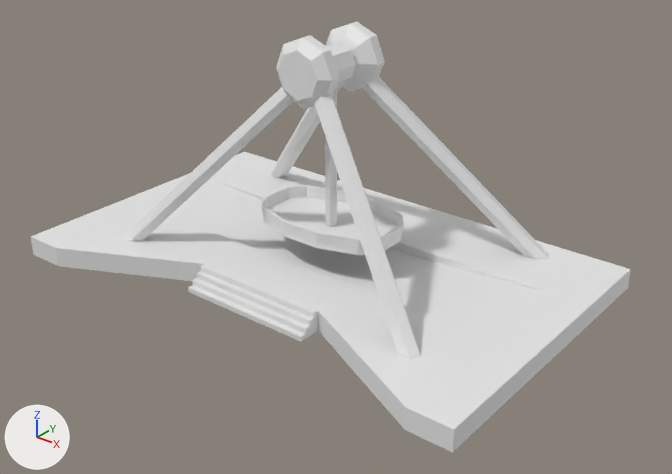
One commit to the Blender file bjm-game/Assets/Models/frisbee.blend: the scene before it, then after it.
The view is the same before and after, from a 50 mm camera at (5.99, -7.4, 4.9) aimed at (0.36, -0.37, 0.54). The lights are fixed; the arrows at lower left show +X, +Y and +Z.

Script lines for the objects in view, before the commit:
```python
ob_base = bpy.data.objects.new('Base', me_cube_001)
ob_base.location = (0.0, 0.266, -0.043)
ob_cube_001 = bpy.data.objects.new('Cube.001', me_cube_002)
ob_cube_001.parent = ob_schaukel
ob_cube_001.location = (0.0, 0.0, 0.525)
ob_cube_003 = bpy.data.objects.new('Cube.003', me_cube_004)
ob_cube_003.parent = ob_base
ob_cube_003.location = (0.0, 0.266, -0.0434)
ob_cylinder = bpy.data.objects.new('Cylinder', me_cylinder_003)
ob_cylinder.parent = ob_base
ob_cylinder.location = (0.0, 0.0, -0.0434)
ob_cylinder_001 = bpy.data.objects.new('Cylinder.001', me_cylinder_004)
ob_cylinder_001.parent = ob_base
ob_cylinder_001.location = (0.0, 0.0, -0.0434)
ob_schaukel = bpy.data.objects.new('Schaukel', me_cylinder_005)
ob_schaukel.location = (0.0, 0.0, 2.285)
```
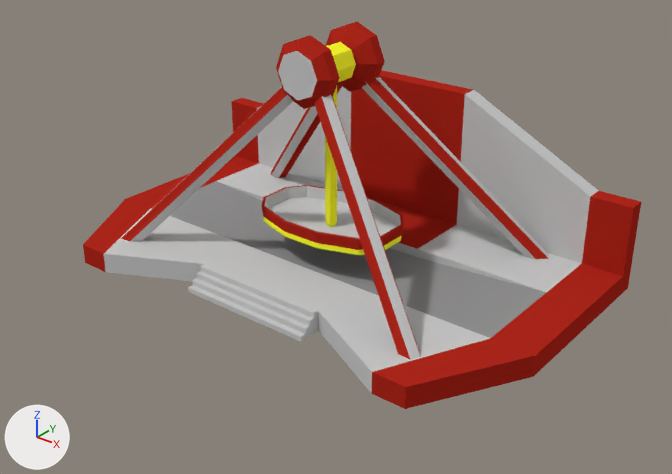
What differs and where, as boxes (x1, y1, x2, y2) in the pictures (672 x 474 px):
'Base', reshaped (7% narrower, 13% taller)
    before: (31, 152, 631, 452)
    after: (83, 70, 641, 409)
'Cube.003', recoloured (white to grey)
    both: (188, 264, 318, 341)
'Schaukel', recoloured (grey to yellow)
    both: (325, 42, 356, 227)
part 1 of me_cube_002, recoloured (white to grey)
    both: (264, 186, 401, 238)
part 2 of me_cube_002, recoloured (grey to yellow)
    both: (263, 217, 401, 255)
part 3 of me_cube_002, recoloured (grey to red)
    both: (283, 198, 404, 250)
part 4 of me_cube_002, recoloured (grey to red)
    both: (261, 185, 344, 231)
part 5 of me_cube_001, built on
    before: (31, 159, 589, 452)
    after: (83, 70, 641, 409)
part 6 of me_cube_001, recoloured (white to grey)
    both: (206, 242, 418, 310)
part 7 of me_cube_001, recoloured (white to red)
    both: (126, 173, 589, 377)
part 8 of me_cube_001, recoloured (white to grey)
    both: (150, 181, 546, 338)
part 9 of me_cylinder_004, recoloured (white to red)
    both: (276, 22, 385, 109)
part 10 of me_cylinder_004, recoloured
    both: (278, 51, 317, 100)
part 11 of me_cylinder_003, recoloured (white to grey)
    both: (129, 77, 549, 360)
part 12 of me_cylinder_003, recoloured (white to red)
    both: (121, 78, 549, 359)

Diff of the bpy script that builds the scene:
```diff
--- a/bjm-game/Assets/Models/frisbee.blend.py
+++ b/bjm-game/Assets/Models/frisbee.blend.py
@@ mat_frisbee_red @@
+mat_frisbee_red = diffuse_material('frisbee_red')
+mat_frisbee_red.base_color = (0.429, 0.02, 0.0113)  # red #af271c
@@ mat_material_001 @@
+mat_material_001 = diffuse_material('Material.001')
+mat_material_001.base_color = (0.288, 0.288, 0.288)  # grey #929292
@@ me_cylinder_005 @@
 me_cylinder_005.from_pydata(...)  # 50 vertices, 38 faces; spans x -0.21..0.21, y -0.15..0.15, z -1.84..0.21
+me_cylinder_005.materials.append(mat_frisbee_yellow)  # yellow #fffe2e
@@ me_cube_002 @@
 me_cube_002.from_pydata(...)  # 68 vertices, 66 faces; spans x -0.85..0.85, y -0.55..0.55, z -0.16..0.14
 # used by ob_cube_001; parent = ob_schaukel; location = (0.0, 0.0, 0.525)
+# me_cube_002 part 1: 30 of the faces centred in x -0.81..0.81, y -0.51..0.51, z -0.16..0.07 switch from no material to mat_frisbee_base (light grey #c9c9c9)
+# me_cube_002 part 2: 12 of the faces centred in x -0.83..0.83, y -0.53..0.53, z -0.02 switch from no material to mat_frisbee_yellow (yellow #fffe2e)
+# me_cube_002 part 3: 14 of the faces centred in x 0.0..0.84, y -0.54..0.54, z 0.07..0.14 switch from no material to mat_frisbee_red (red #af271c)
+# me_cube_002 part 4: 10 of the faces centred in x -0.84..-0.46, y -0.47..0.47, z 0.07..0.14 switch from no material to mat_frisbee_red (red #af271c)
@@ me_cube_001 @@
-me_cube_001.from_pydata(...)  # 56 vertices, 55 faces; spans x -2.89..2.89, y -2.26..1.33, z -0.02..0.22
+me_cube_001.from_pydata(...)  # 77 vertices, 77 faces; spans x -2.89..2.89, y -2.01..1.33, z -0.02..1.83
+# me_cube_001 part 5: 6 vertices moved from x -2.89..2.89, y -2.26, z -0.02..0.22 to x -2.24..2.24, y -2.01, z -0.02..0.22; 6 vertices removed from x -2.41..2.41, y -2.25..0.29, z 0.22; 27 vertices added at x -2.89..2.89, y -2.01..1.33, z -0.02..1.83
+# me_cube_001 part 6: 15 faces spanning x -2.89..2.89, y -2.01..1.33, z -0.02..0.22 switch from no material to mat_frisbee_base (light grey #c9c9c9)
+# me_cube_001 part 7: 9 faces spanning x -2.89..2.89, y -2.01..1.33, z -0.02..0.22 switch from no material to mat_frisbee_red (red #af271c)
+# me_cube_001 part 8: 3 faces spanning x -2.41..2.41, y -0.85..0.29, z 0.11..0.22 switch from no material to mat_material_001 (grey #929292)
@@ me_cylinder_004 @@
 me_cylinder_004.from_pydata(...)  # 56 vertices, 49 faces; spans x -0.37..0.37, y 0.0..0.534, z 1.958..2.698
 # used by ob_cylinder_001; parent = ob_base; location = (0.0, 0.0, -0.0434)
+# me_cylinder_004 part 9: all 48 faces centred in x -0.316..0.316, y 0.069..0.488, z 2.012..2.644 switch from no material to mat_frisbee_red (red #af271c)
+# me_cylinder_004 part 10: the 1 face centred in x 0.0, y 0.534, z 2.328 switches from no material to mat_frisbee_base (light grey #c9c9c9)
+me_cylinder_004.materials.append(mat_frisbee_base)  # light grey #c9c9c9
@@ me_cylinder_003 @@
 me_cylinder_003.from_pydata(...)  # 12 vertices, 8 faces; spans x 0.08..2.18, y 0.27..1.44, z -0.03..2.22
 # used by ob_cylinder; parent = ob_base; location = (0.0, 0.0, -0.0434)
+# me_cylinder_003 part 11: 3 of the faces centred in x 1.06..1.19, y 0.76..0.91, z 1.06..1.16 switch from no material to mat_frisbee_base (light grey #c9c9c9)
+# me_cylinder_003 part 12: all 3 faces centred in x 1.07..1.19, y 0.79..0.94, z 1.03..1.13 switch from no material to mat_frisbee_red (red #af271c)
@@ me_cube_004 @@
 me_cube_004.from_pydata(...)  # 26 vertices, 20 faces; spans x -0.8..0.8, y -1.74..-1.47, z -0.02..0.22
+me_cube_004.materials.append(mat_frisbee_base)  # light grey #c9c9c9
```
